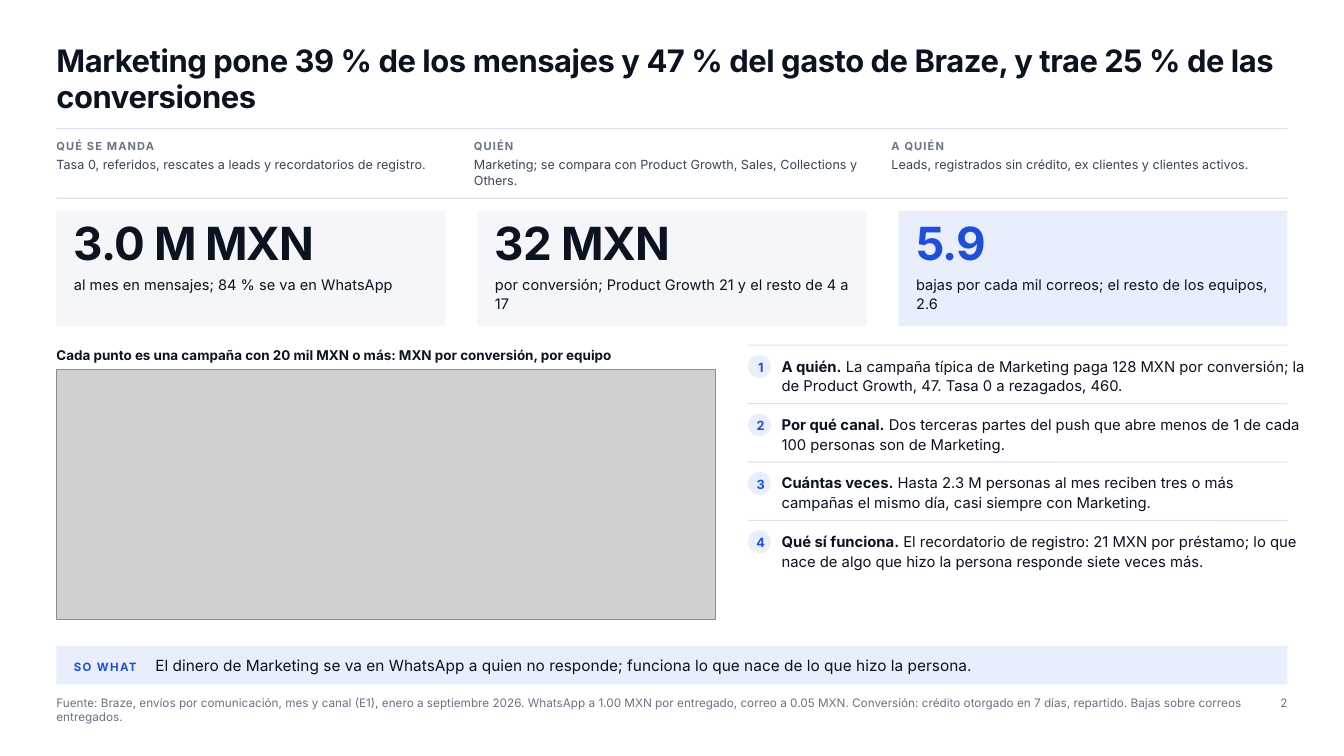
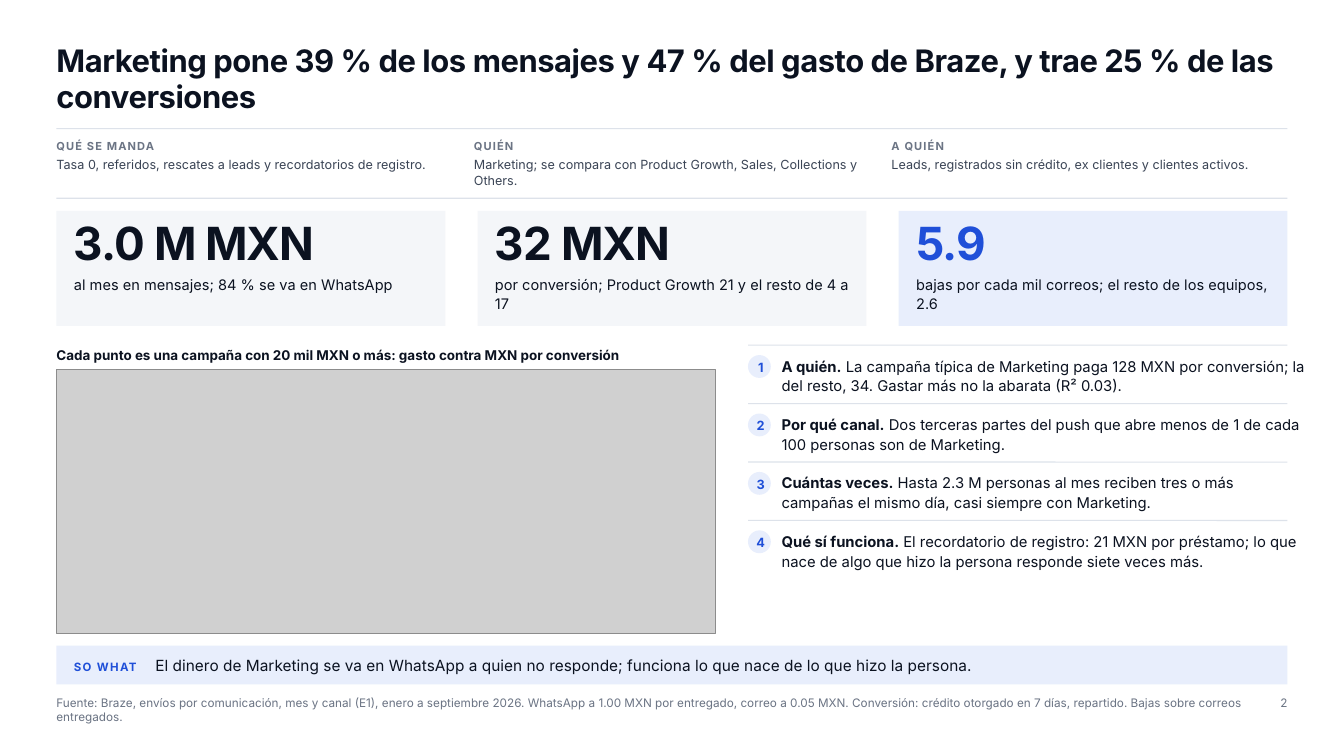
Before and after one commit to dvillasisr-lab/claude, a slide deck: slide 2 of braze-analysis/deck/v6/marketing/DECK_marketing.pptx. Drawn at 1344x756 pixels with LibreOffice and Linux fonts; fonts in the diff are those of the drawing; grey boxes stand for pictures. Boxes give left, top, right and bottom in pixels: in the first picture for what was removed or moved away, otherwise in the second. Text is boxed around its words. In the diff, an @@ line names an element or a change of style, - is before the commit and + after.

```diff
--- a/braze-analysis/deck/v6/marketing/DECK_marketing.pptx
+++ b/braze-analysis/deck/v6/marketing/DECK_marketing.pptx
@@ text at (56,349,619,363): text changed @@
-Cada punto es una campaña con 20 mil MXN o más: MXN por conversión, por equipo
+Cada punto es una campaña con 20 mil MXN o más: gasto contra MXN por conversión
@@ picture: place and size @@
-picture at (56,370,716,620)
+picture at (56,370,716,634)
@@ text at (782,360,1305,394): text changed @@
-A quién. La campaña típica de Marketing paga 128 MXN por conversión; la de Product Growth, 47. Tasa 0 a rezagados, 460.
+A quién. La campaña típica de Marketing paga 128 MXN por conversión; la del resto, 34. Gastar más no la abarata (R² 0.03).
```
Also in this commit, not shown: 1 other slide changed, 9 other files.
